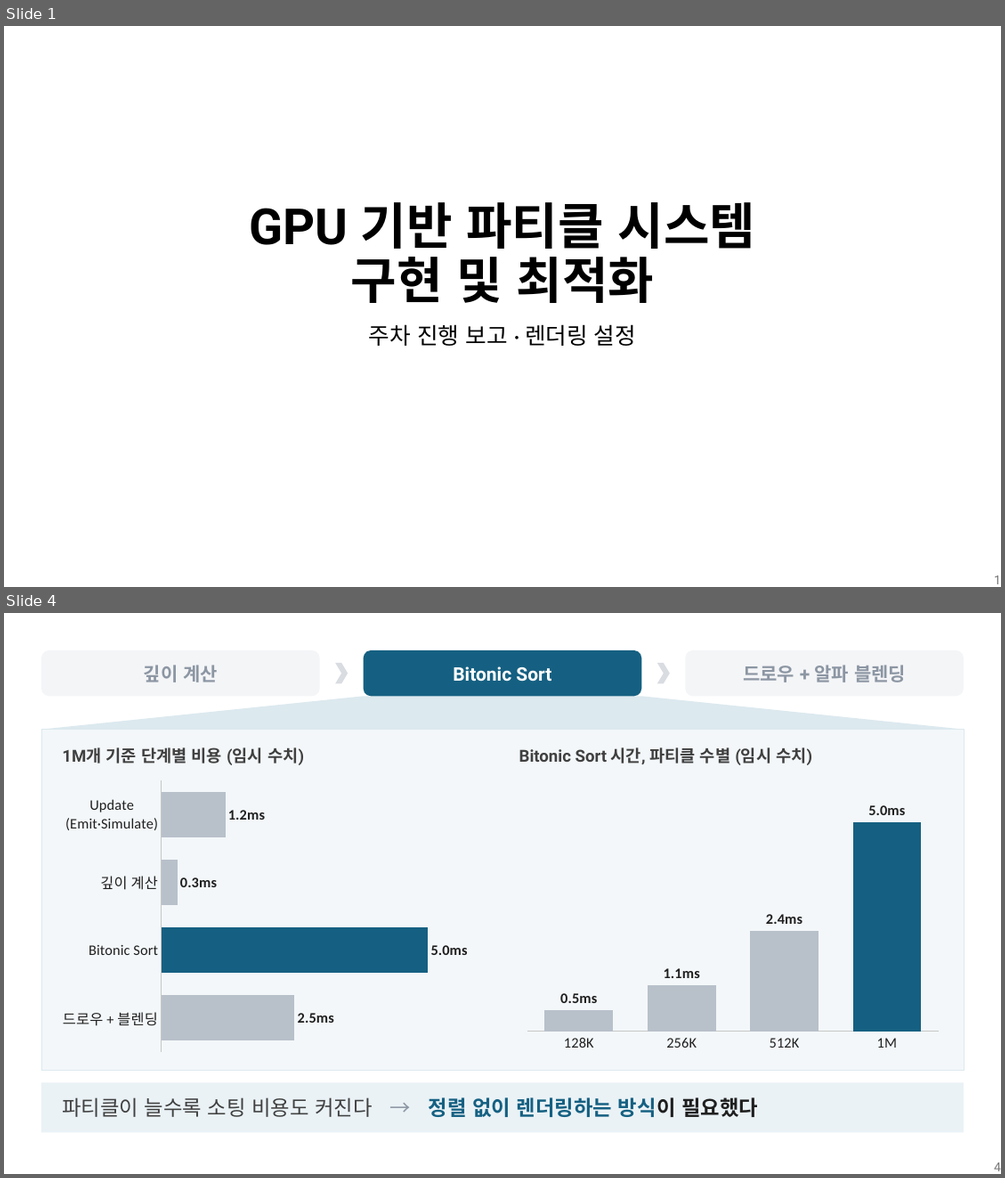
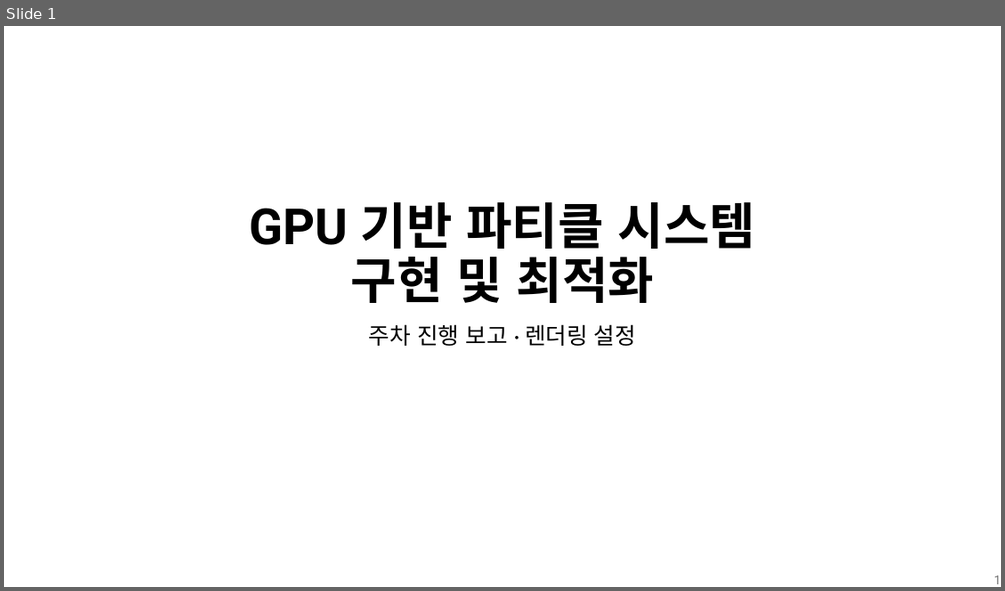
Before and after one commit to nyongnyon/Presentation-contents, a slide deck: 3주차 발표.pptx. Shown one above the other, each under a label of ours: slides 1 and 4 before the commit, slide 1 after it; the slides between them are not shown. The pictures are 1005x1178 and 1005x591 pixels, drawn with LibreOffice and Linux fonts; fonts in the diff are those of the drawing. Boxes give left, top, right and bottom in pixels: in the first picture for what was removed or moved away, otherwise in the second. Text is boxed around its words. In the diff, an @@ line names an element or a change of style, - is before the commit and + after.

```diff
--- a/3주차 발표.pptx
+++ b/3주차 발표.pptx
@@ slide 4 removed at box(4, 613, 1001, 1174), background #FFFFFF @@
@@ rounded rectangle removed at box(41, 650, 320, 696) @@
-깊이 계산
@@ chevron removed at box(335, 663, 348, 684) @@
@@ rounded rectangle removed at box(364, 650, 642, 696) @@
-Bitonic Sort
@@ chevron removed at box(657, 663, 671, 684) @@
@@ rounded rectangle removed at box(685, 650, 963, 696) @@
-드로우 + 알파 블렌딩
@@ freeform shape removed at box(41, 696, 963, 729) @@
@@ rectangle removed at box(41, 730, 963, 1070) @@
@@ text removed at box(62, 747, 304, 765) @@
-1M개 기준 단계별 비용 (임시 수치)
@@ text removed at box(519, 747, 812, 765) @@
-Bitonic Sort 시간, 파티클 수별 (임시 수치)
@@ bar chart removed at box(54, 775, 490, 1058) @@
-categories: 드로우 + 블렌딩, Bitonic Sort, 깊이 계산, Update (Emit·Simulate)
-Series 1: 2.5, 5, 0.3, 1.2
@@ column chart removed at box(519, 775, 947, 1058) @@
-categories: 128K, 256K, 512K, 1M
-Series 1: 0.5, 1.1, 2.4, 5
@@ rectangle removed at box(41, 1083, 963, 1133) @@
-파티클이 늘수록 소팅 비용도 커진다 → 정렬 없이 렌더링하는 방식이 필요했다
@@ page number removed at box(994, 1162, 1001, 1171) @@
-4
```
Also in this commit, not shown: 4 slides changed, 9 slides added, 3 other slides removed.
